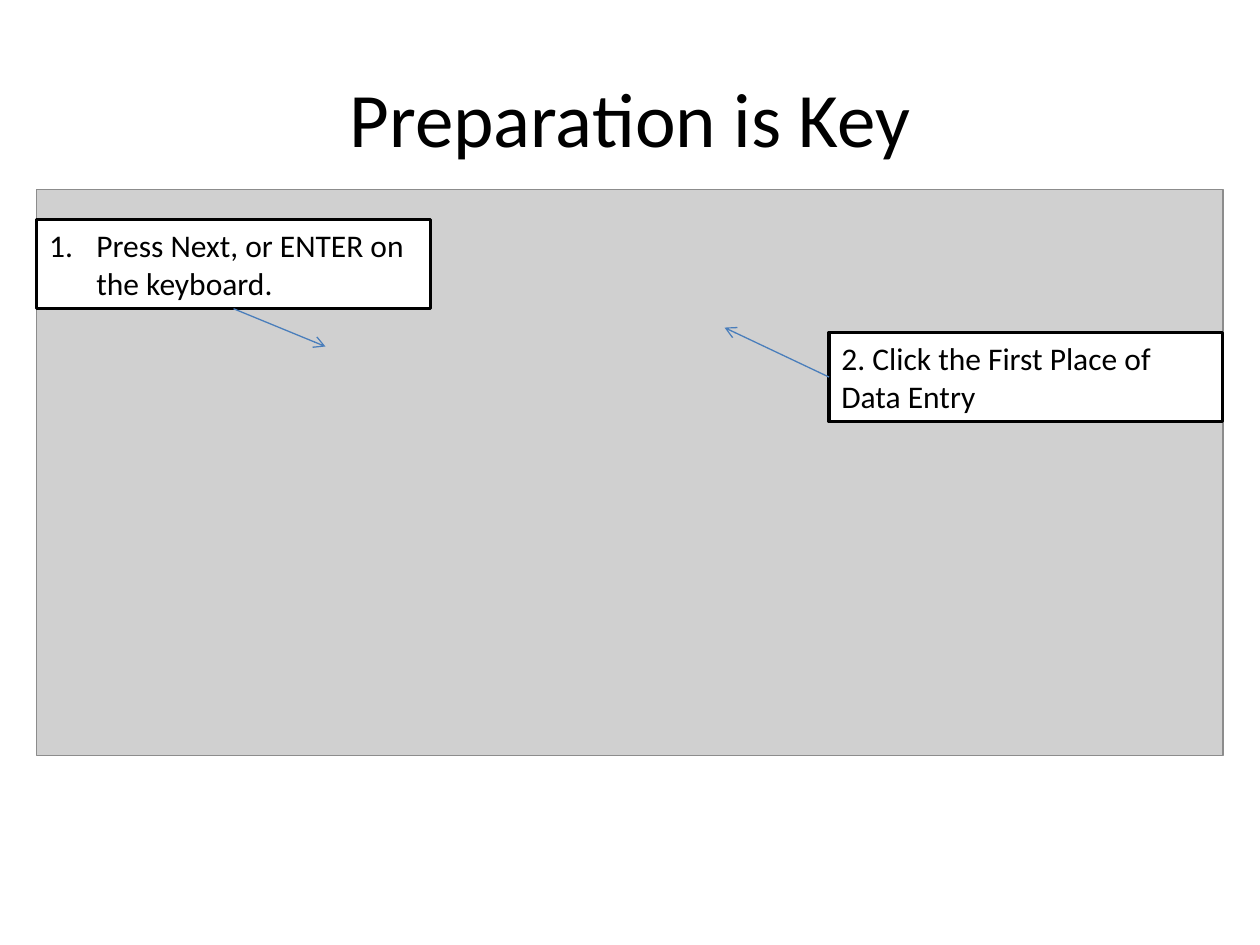
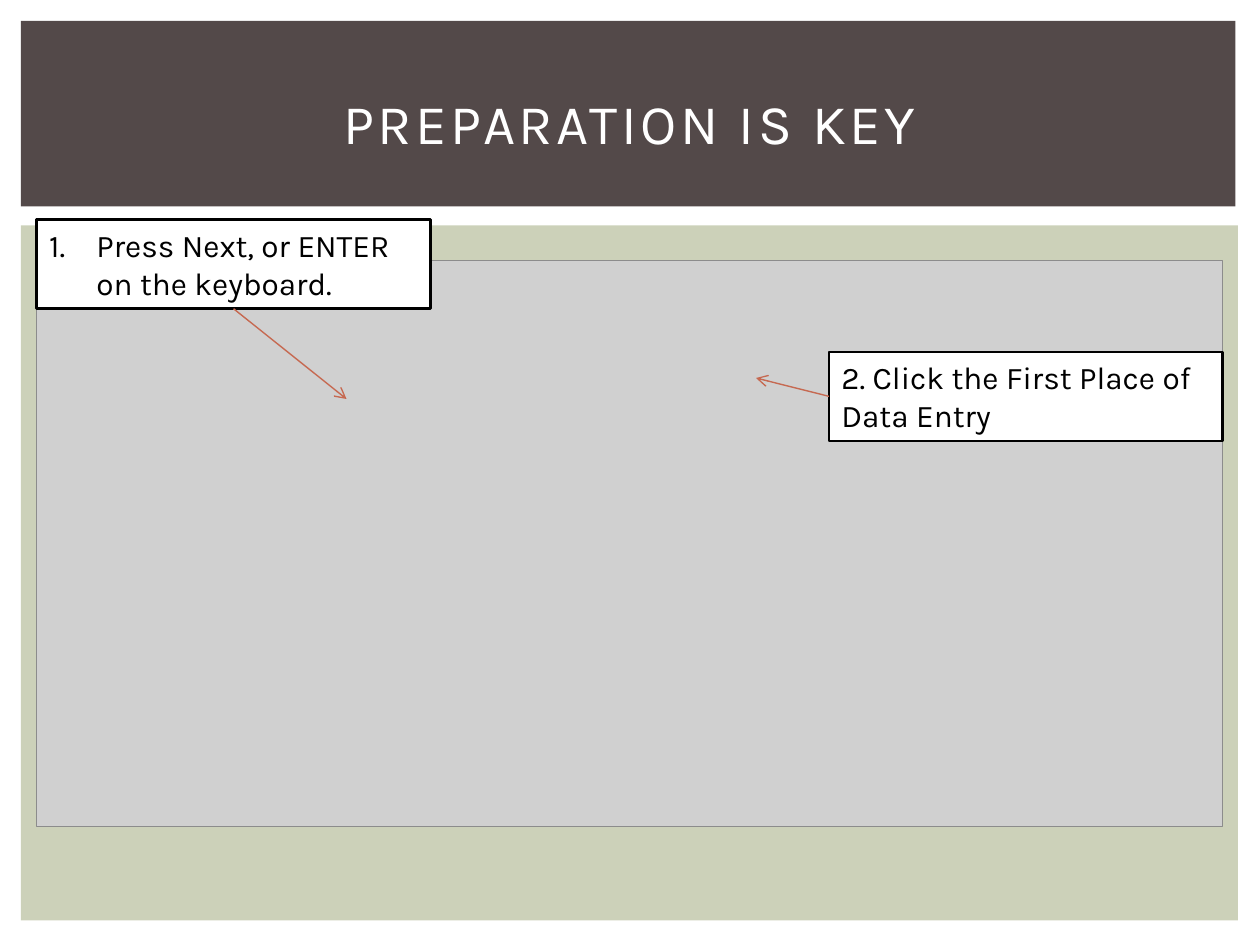
Before and after one commit to lonelyion/QuickStore, a slide deck: slide 9 of QuickStore.pptx (slide 7 before the commit). Drawn at 1260x945 pixels with LibreOffice and Linux fonts; fonts in the diff are those of the drawing; grey boxes stand for pictures. Boxes give left, top, right and bottom in pixels: in the first picture for what was removed or moved away, otherwise in the second. Text is boxed around its words. In the diff, an @@ line names an element or a change of style, - is before the commit and + after.

```diff
--- a/QuickStore.pptx
+++ b/QuickStore.pptx
@@ rectangle added at box(21, 21, 1236, 207), fill #534949 @@
@@ title at box(343, 108, 915, 145): text changed; size 44 to 32 pt; font Calibri to Karla; text colour #000000 to #FFFFFF @@
-Preparation is Key
+PREPARATION IS KEY
@@ rectangle added at box(21, 226, 1239, 921), fill #CCD1B9 @@
@@ rectangle "Press Next, or ENTER on ..." at box(37, 219, 430, 309): font Calibri to Karla; outline #000000 2 pt to #000000 1.5 pt @@
@@ picture: place and size @@
-picture at box(37, 189, 1223, 755)
+picture at box(37, 261, 1223, 827)
@@ arrow moved from (233, 309) - (325, 346) to (233, 309) - (346, 399) @@
@@ arrow (233, 309) - (346, 399): stroke #4B7EBC 0.75 pt to #C66951 0.79 pt @@
@@ rectangle "2. Click the First Place ..." at box(829, 352, 1222, 441): font Calibri to Karla; outline #000000 2 pt to #000000 1.5 pt @@
@@ rectangle "2. Click the First Place ...": place and size @@
-rectangle "2. Click the First Place ..." at box(829, 333, 1222, 422)
+rectangle "2. Click the First Place ..." at box(829, 352, 1222, 441)
@@ arrow moved from (829, 377) - (724, 328) to (829, 397) - (756, 378) @@
@@ arrow (829, 397) - (756, 378): stroke #4B7EBC 0.75 pt to #C66951 0.79 pt @@
```
Also in this commit, not shown: 10 other slides changed, 2 slides added, 2 other files.
